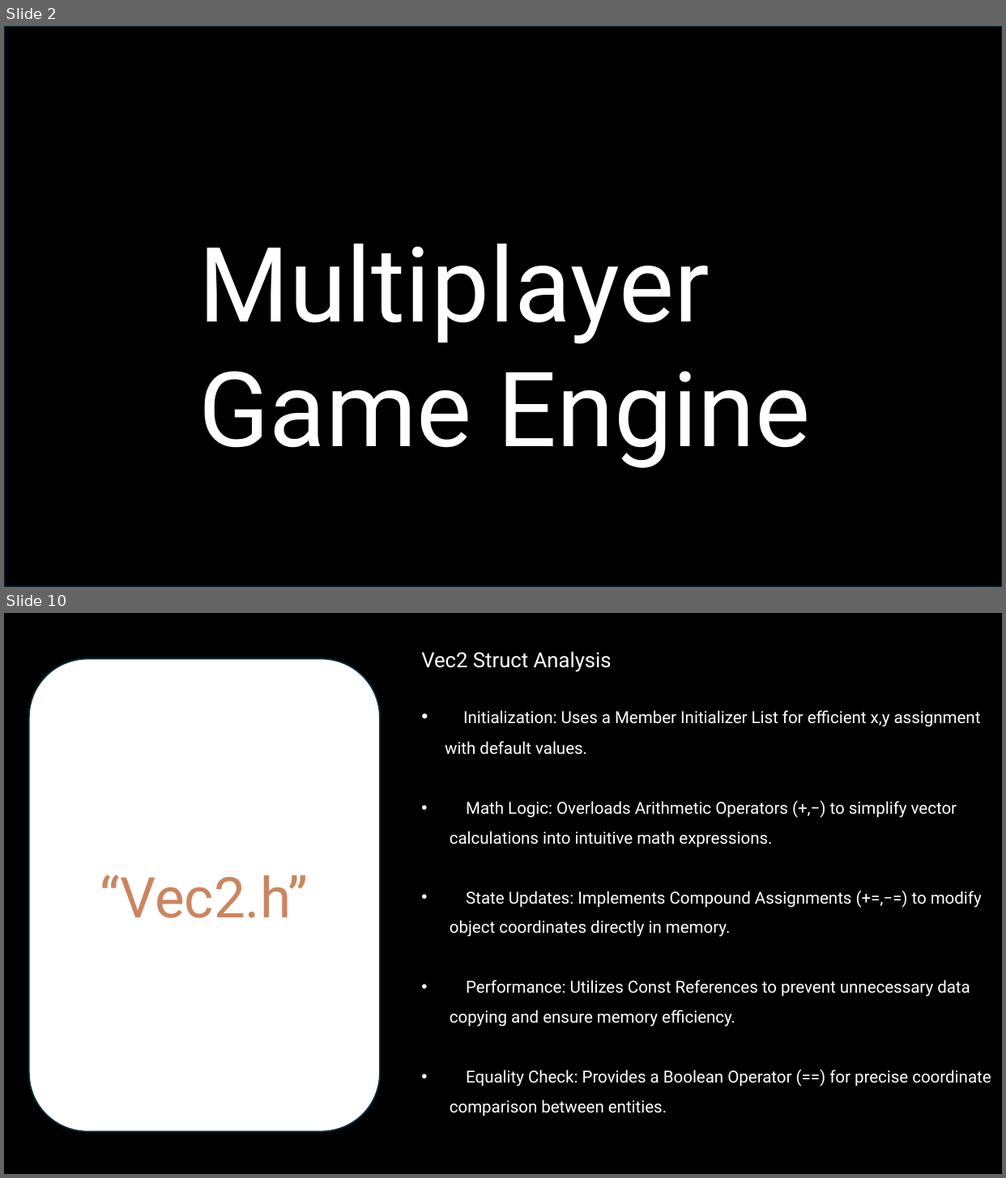
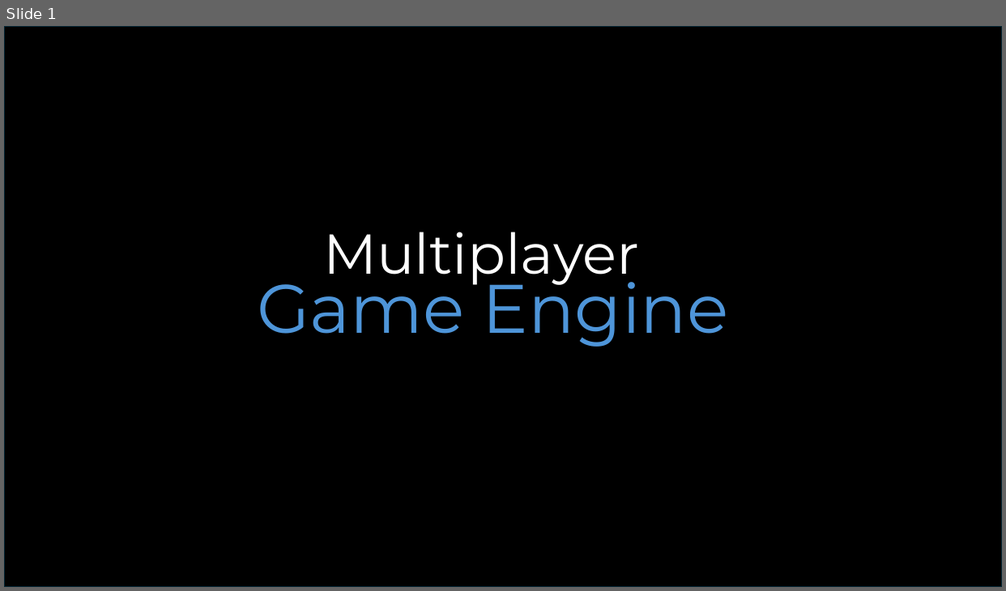
Before and after one commit to emanmo5050-oss/GamEngine26, a slide deck: GamEngine26.pptx. Shown one above the other, each under a label of ours: slides 2 and 10 before the commit, slide 1 after it; the slides between them are not shown. The pictures are 1006x1178 and 1006x591 pixels, drawn with LibreOffice and Linux fonts; fonts in the diff are those of the drawing; background and template pictures are left out. Boxes give left, top, right and bottom in pixels: in the first picture for what was removed or moved away, otherwise in the second. Text is boxed around its words. In the diff, an @@ line names an element or a change of style, - is before the commit and + after.

```diff
--- a/GamEngine26.pptx
+++ b/GamEngine26.pptx
@@ slide 10 removed at (4,613,1002,1174), background #000000 @@
@@ rounded rectangle removed at (28,658,380,1131) @@
-“Vec2.h”
@@ text removed at (421,651,991,1117) @@
-Vec2 Struct Analysis
-• Initialization: Uses a Member Initializer List for efficient x,y assignment with default values.
-• Math Logic: Overloads Arithmetic Operators (+,−) to simplify vector calculations into intuitive math expressions.
-• State Updates: Implements Compound Assignments (+=,−=) to modify object coordinates directly in memory.
-• Performance: Utilizes Const References to prevent unnecessary data copying and ensure memory efficiency.
-• Equality Check: Provides a Boolean Operator (==) for precise coordinate comparison between entities.
@@ what was slide 2 is now slide 1 @@
@@ slide 1 changed as well @@
@@ text added at (323,232,639,288), 54 pt, text #FFFFFF @@
+Multiplayer
@@ text at (257,267,728,347): text changed; size 100 to 66 pt; font Roboto to Montserrat; text colour #FFFFFF to #4E95D9 @@
-Multiplayer Game Engine
+Game Engine
```
Also in this commit, not shown: 5 other slides changed, 8 slides added, 4 other slides removed, 5 other files.
